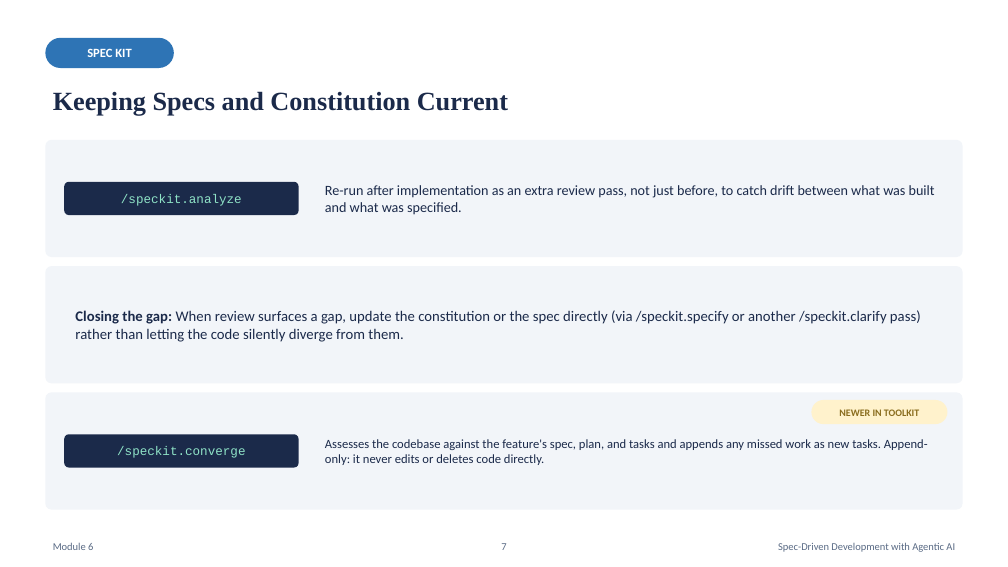
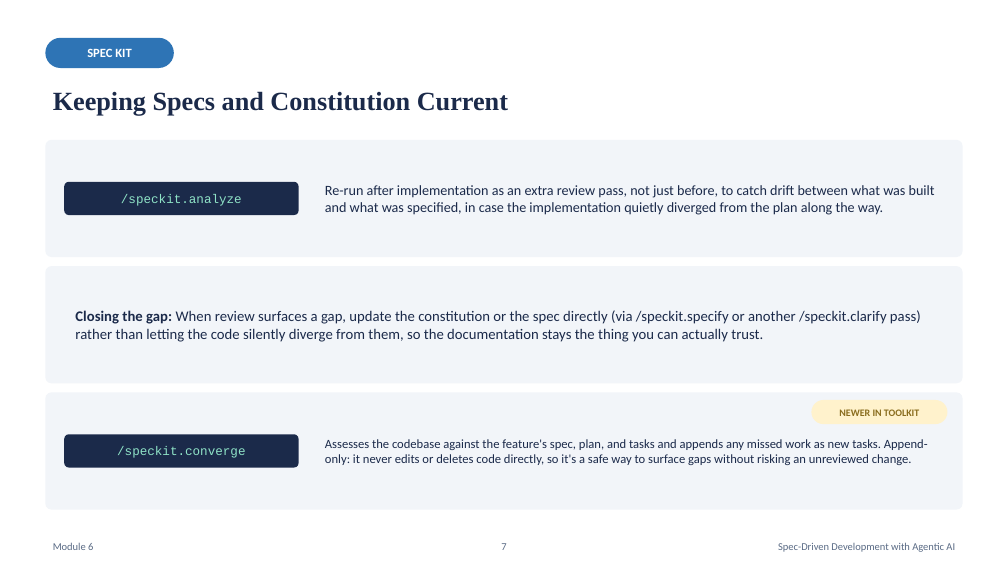
Before and after one commit to karthikasturi/sdd-with-agentic-ai, a slide deck: slide 7 of presentation/Module-6_Reviewing-Validating-and-Maintaining-Agent-Output.pptx. Drawn at 1008x567 pixels with LibreOffice and Linux fonts; fonts in the diff are those of the drawing. Boxes give left, top, right and bottom in pixels: in the first picture for what was removed or moved away, otherwise in the second. Text is boxed around its words. In the diff, an @@ line names an element or a change of style, - is before the commit and + after.

```diff
--- a/presentation/Module-6_Reviewing-Validating-and-Maintaining-Agent-Output.pptx
+++ b/presentation/Module-6_Reviewing-Validating-and-Maintaining-Agent-Output.pptx
@@ text at [325,185,935,215]: text changed @@
-Re-run after implementation as an extra review pass, not just before, to catch drift between what was built and what was specified.
+Re-run after implementation as an extra review pass, not just before, to catch drift between what was built and what was specified, in case the implementation quietly diverged from the plan along the way.
@@ text at [75,310,921,342]: text changed @@
-Closing the gap: When review surfaces a gap, update the constitution or the spec directly (via /speckit.specify or another /speckit.clarify pass) rather than letting the code silently diverge from them.
+Closing the gap: When review surfaces a gap, update the constitution or the spec directly (via /speckit.specify or another /speckit.clarify pass) rather than letting the code silently diverge from them, so the documentation stays the thing you can actually trust.
@@ text at [325,439,928,465]: text changed @@
-Assesses the codebase against the feature's spec, plan, and tasks and appends any missed work as new tasks. Append-only: it never edits or deletes code directly.
+Assesses the codebase against the feature's spec, plan, and tasks and appends any missed work as new tasks. Append-only: it never edits or deletes code directly, so it's a safe way to surface gaps without risking an unreviewed change.
```
Also in this commit, not shown: 5 other slides changed, 17 other files.
